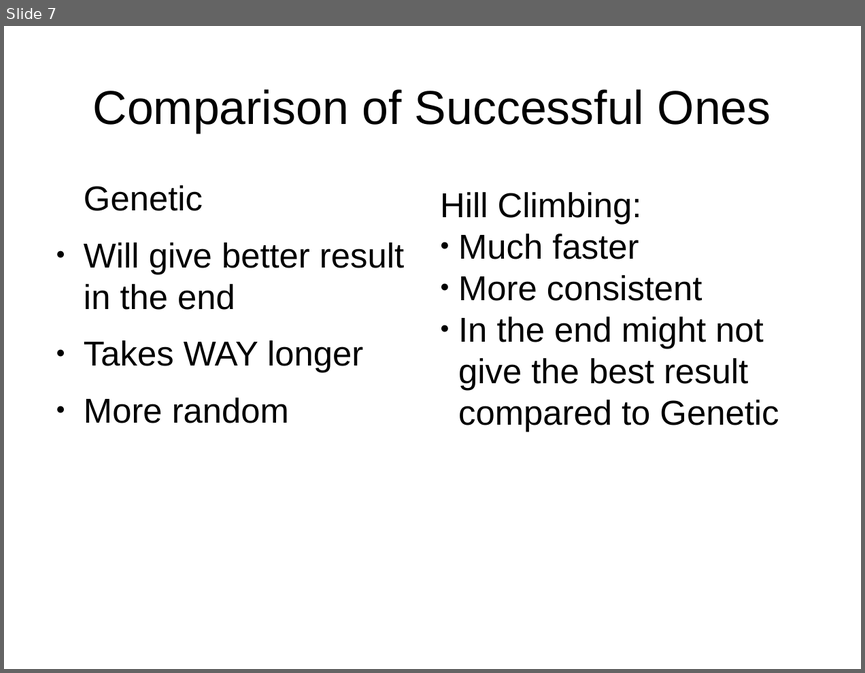
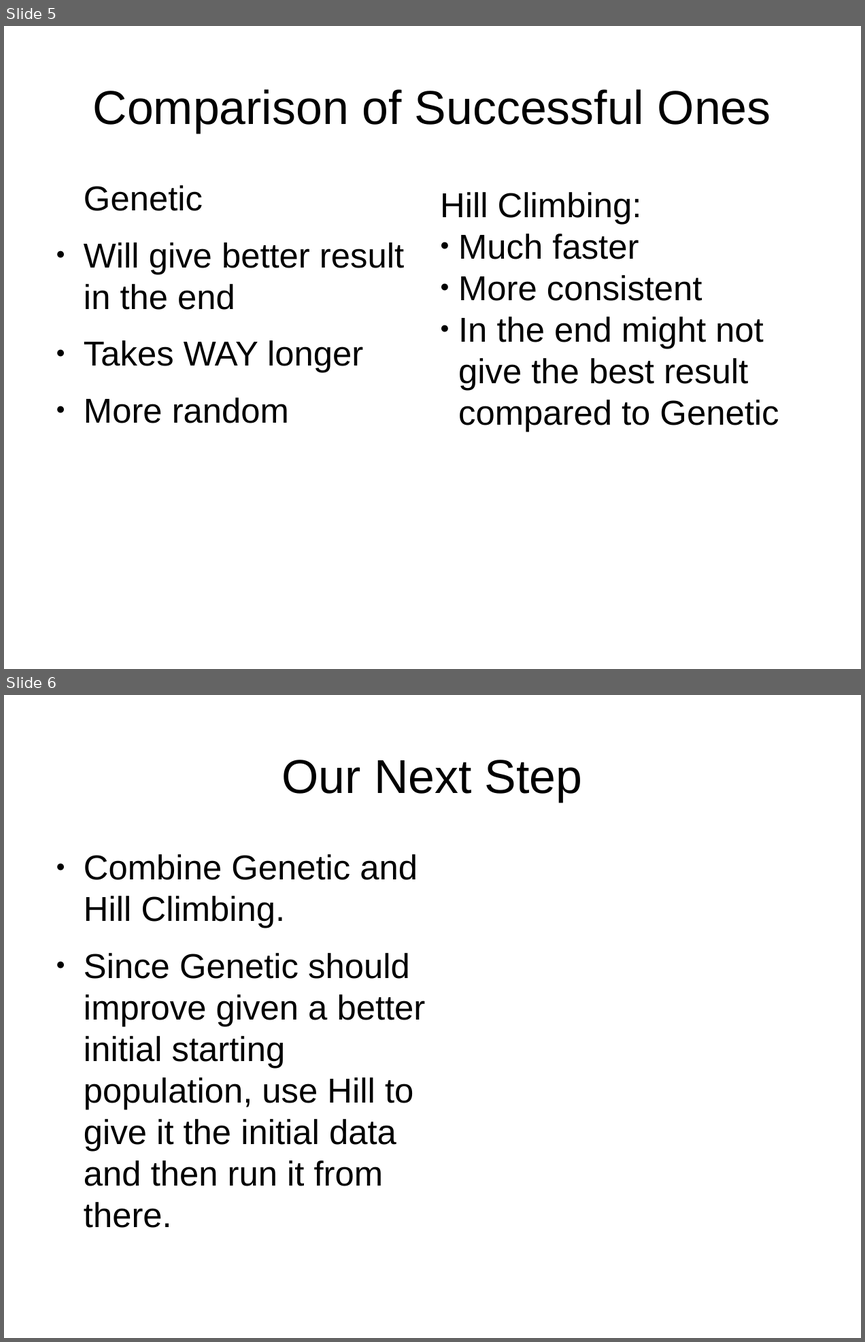
Before and after one commit to 2090140L/Glasgow-TSP-Challenge, a slide deck: presentation.odp. Shown one above the other, each under a label of ours: slide 7 before the commit, slides 5 and 6 after it. The pictures are 865x673 and 865x1342 pixels, drawn with LibreOffice and Linux fonts; fonts in the diff are those of the drawing. Boxes give left, top, right and bottom in pixels: in the first picture for what was removed or moved away, otherwise in the second. Text is boxed around its words. In the diff, an @@ line names an element or a change of style, - is before the commit and + after.

```diff
--- a/presentation.odp
+++ b/presentation.odp
@@ slide 6 added at (4, 695, 861, 1338), background #FFFFFF @@
@@ title added at (281, 760, 583, 802), 44 pt, text #000000 @@
+Our Next Step
@@ text added at (84, 854, 426, 1227), 32 pt, text #000000 @@
+● Combine Genetic and Hill Climbing.
+● Since Genetic should improve given a better initial starting population, use Hill to give it the initial data and then run it from there.
@@ what was slide 7 is now slide 5 @@
```
Also in this commit, not shown: 1 slide changed, 1 other slide added, 3 slides removed.
